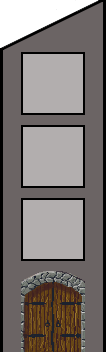
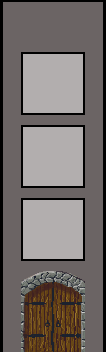
Layers edited between the first and the second w=106, h=352 image:
painted on "Layer 0" over <box>0,0,102,50</box>
